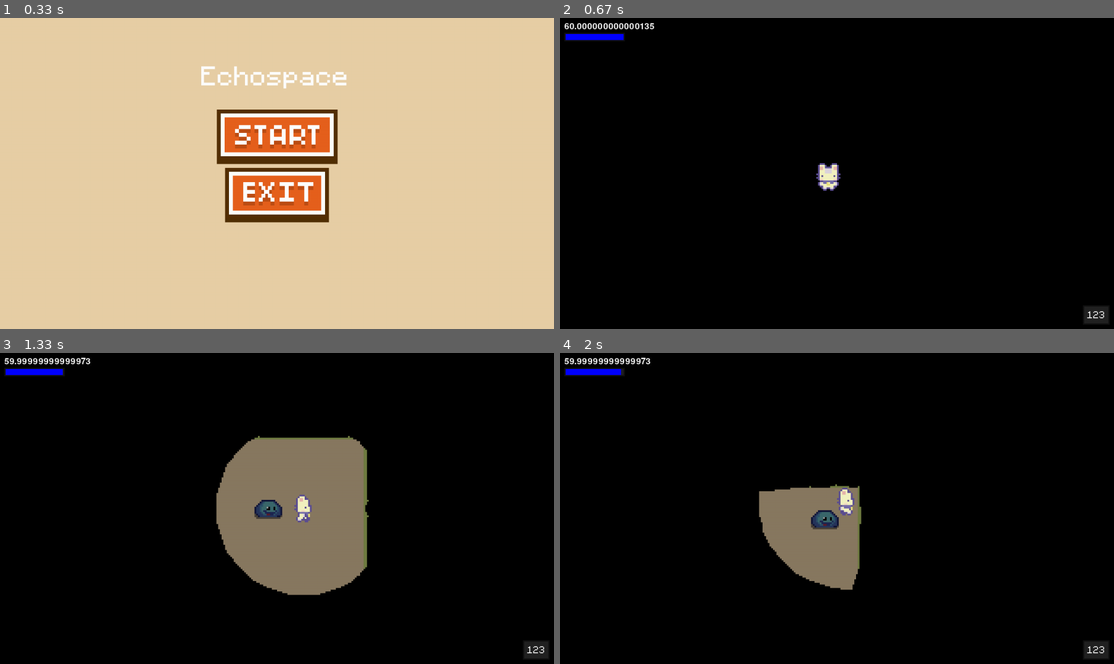
Above: before the commit, frames 1-4 (two rows, left to right).
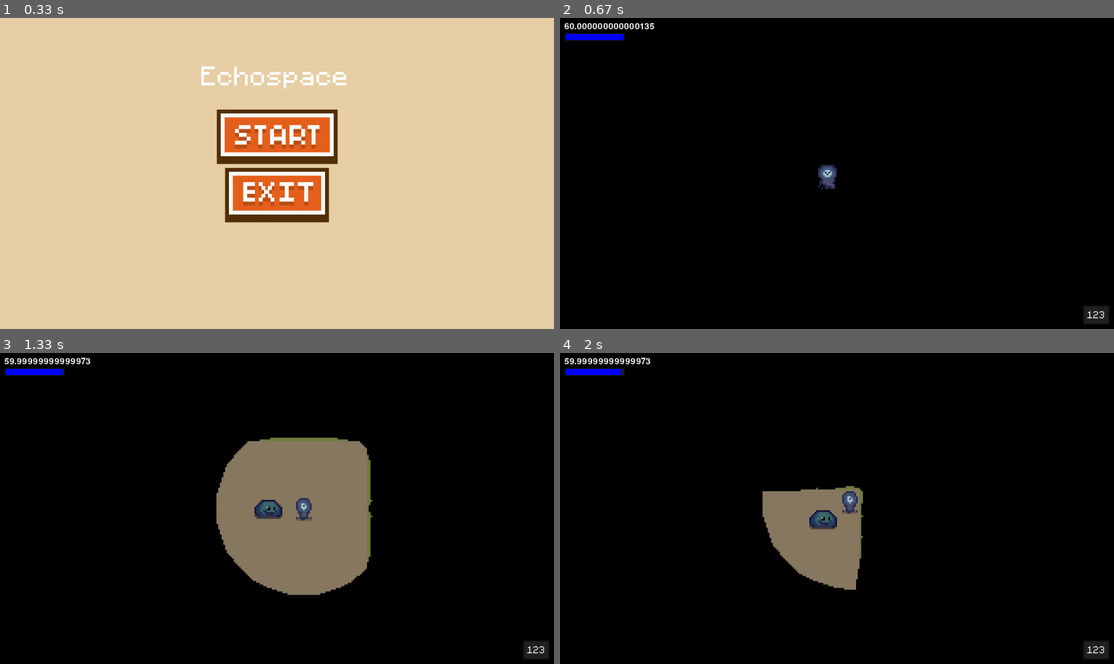
Above: after the commit, the same moments.

Repository: SushiOnToast/pygame-community-spring-jam-2025
Game: pygame game, started from code/main.py
Same seed, same stepped clock (60 frames per second), same inputs: the game is played once before the commit and once after it.
Inputs (mouse positions are in pixels of both pictures, inside the frame that each line leads up to):
- Up to frame 1 (0.33 s): no input
- Up to frame 2 (0.67 s): click (837, 136) at 0.38 s
- Up to frame 3 (1.33 s): tap Space at 0.67, 1.07 s; hold D from 1 s (still down)
- Up to frame 4 (2 s): tap Space at 1.37, 1.57, 1.9 s; release D at 1.47 s; hold W 1.5-1.8 s; hold D from 1.83 s (still down)

Frame 1 is identical in both runs. In frame 2, 0.3% of the frame differs, in the area x 46-51%, y 46-56%; in frame 3, 0.8%; in frame 4, 0.9%, in the area x 35-55%, y 42-77%.

Commit message:
added player

Diff:
--- a/code/player.py
+++ b/code/player.py
@@ -13,7 +13,7 @@
 
     # graphics and animation
     self.spritesheet = pygame.image.load(
-        "../graphics/player/character_spritesheet.png").convert_alpha()
+        "graphics/player/Untitled_Artwork 4.png").convert_alpha()
     self.animations = import_character_sprites(
         self.spritesheet, self.spritesheet.get_width()/4, self.spritesheet.get_height()/4)
     self.status = "down_idle"
Binary file added: graphics/player/Untitled_Artwork 4.png
